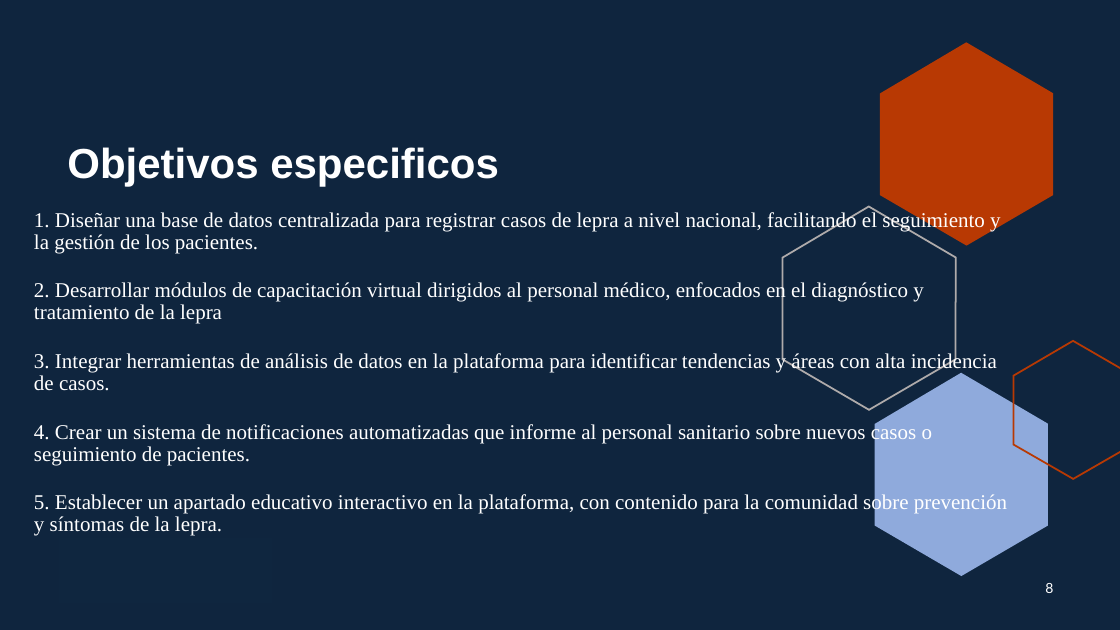
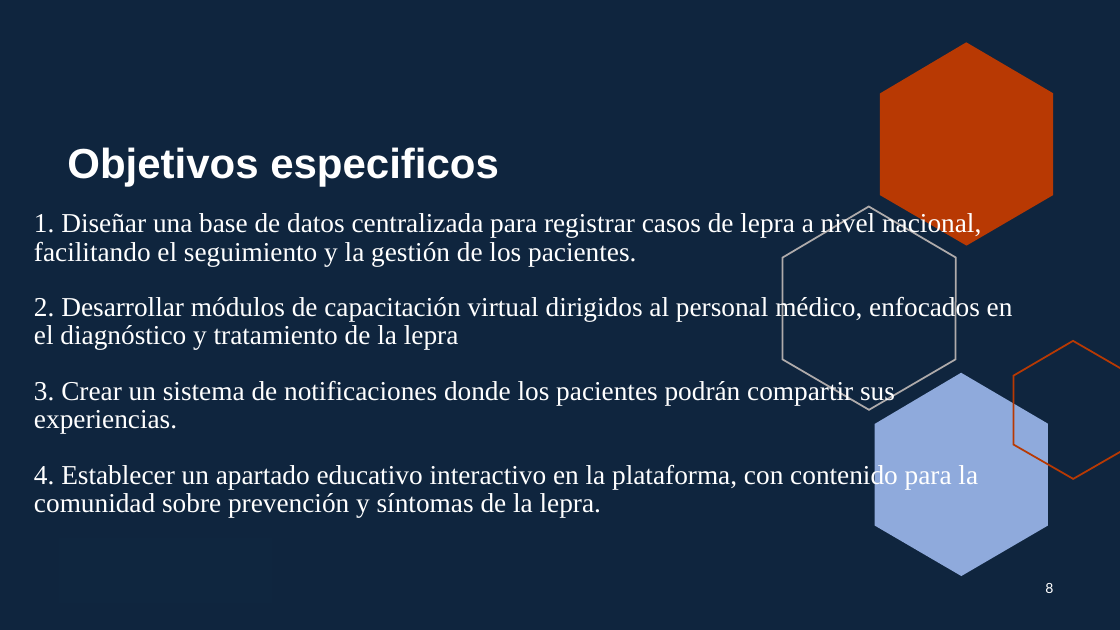
Before and after one commit to teresalaura0202/Juanmaria_Nolasco, a slide deck: slide 8 of documento/Presentación1.pptx. Drawn at 1120x630 pixels with LibreOffice and Linux fonts; fonts in the diff are those of the drawing. Boxes give left, top, right and bottom in pixels: in the first picture for what was removed or moved away, otherwise in the second. Text is boxed around its words. In the diff, an @@ line names an element or a change of style, - is before the commit and + after.

```diff
--- a/documento/Presentación1.pptx
+++ b/documento/Presentación1.pptx
@@ text at (34, 211, 1013, 350): size 18 to 23.4 pt in "1. Diseñar una base de datos centralizada ...", "2. Desarrollar módulos de capacitación virtual dirigidos ..." @@
@@ text at (34, 379, 978, 517): text changed; size 18 to 23.4 pt @@
-3. Integrar herramientas de análisis de datos en la plataforma para identificar tendencias y áreas con alta incidencia de casos.
-4. Crear un sistema de notificaciones automatizadas que informe al personal sanitario sobre nuevos casos o seguimiento de pacientes.
-5. Establecer un apartado educativo interactivo en la plataforma, con contenido para la comunidad sobre prevención y síntomas de la lepra.
+3. Crear un sistema de notificaciones donde los pacientes podrán compartir sus experiencias.
+4. Establecer un apartado educativo interactivo en la plataforma, con contenido para la comunidad sobre prevención y síntomas de la lepra.
```
Also in this commit, not shown: 3 other slides changed, 1 slide added, 25 other files.
